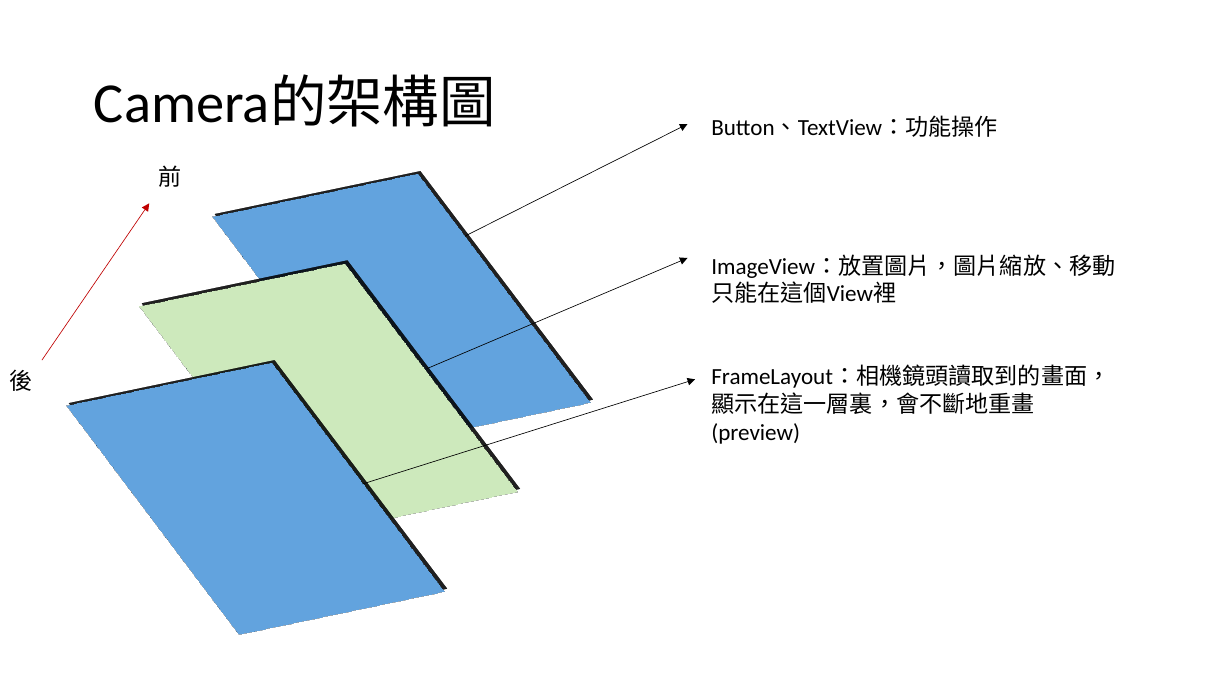
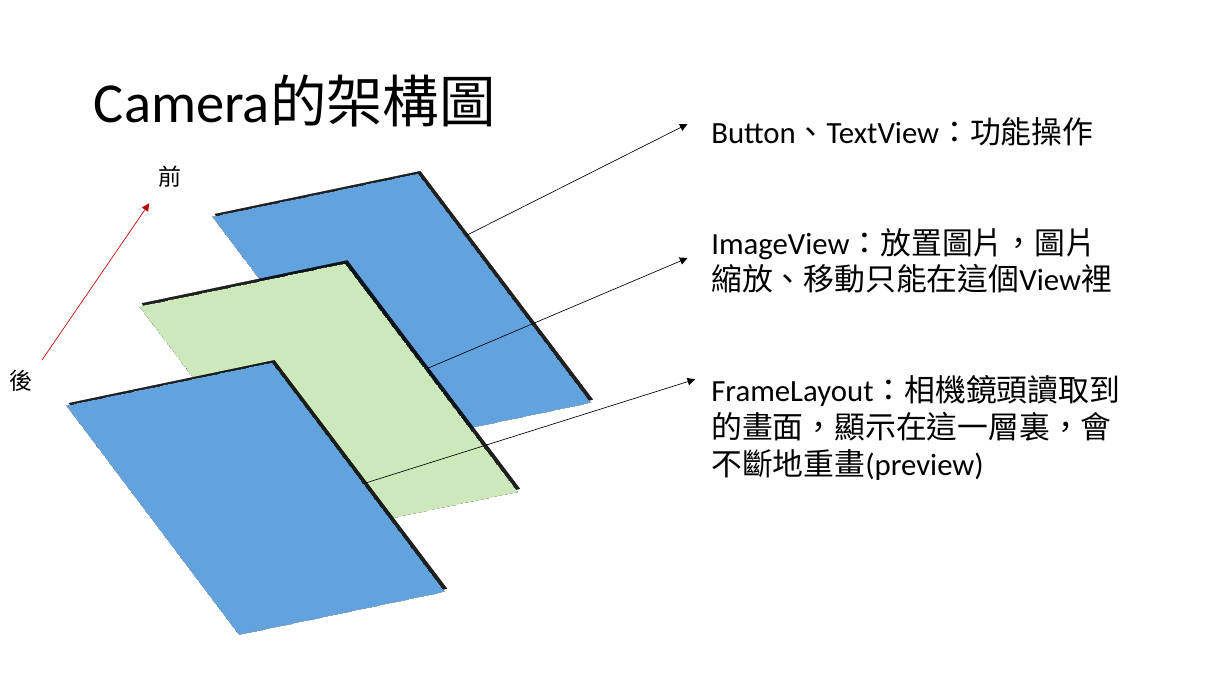
Before and after one commit to Heyyeyaaeyaaaeyaeyaa/baikaeshida, a slide deck: slide 2 of App組/App架構圖.pptx. Drawn at 1232x693 pixels with LibreOffice and Linux fonts; fonts in the diff are those of the drawing. Boxes give left, top, right and bottom in pixels: in the first picture for what was removed or moved away, otherwise in the second. Text is boxed around its words. In the diff, an @@ line names an element or a change of style, - is before the commit and + after.

```diff
--- a/App組/App架構圖.pptx
+++ b/App組/App架構圖.pptx
@@ text "Button、TextView：功能操作" at [711,117,1120,480]: size 18 to 24 pt @@
```
Also in this commit, not shown: 4 slides added.
